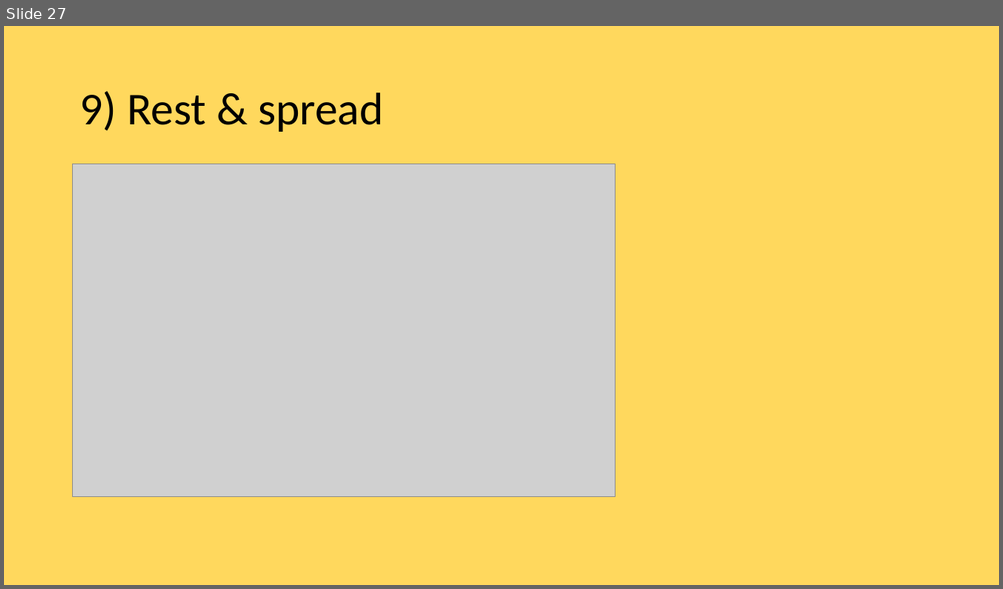
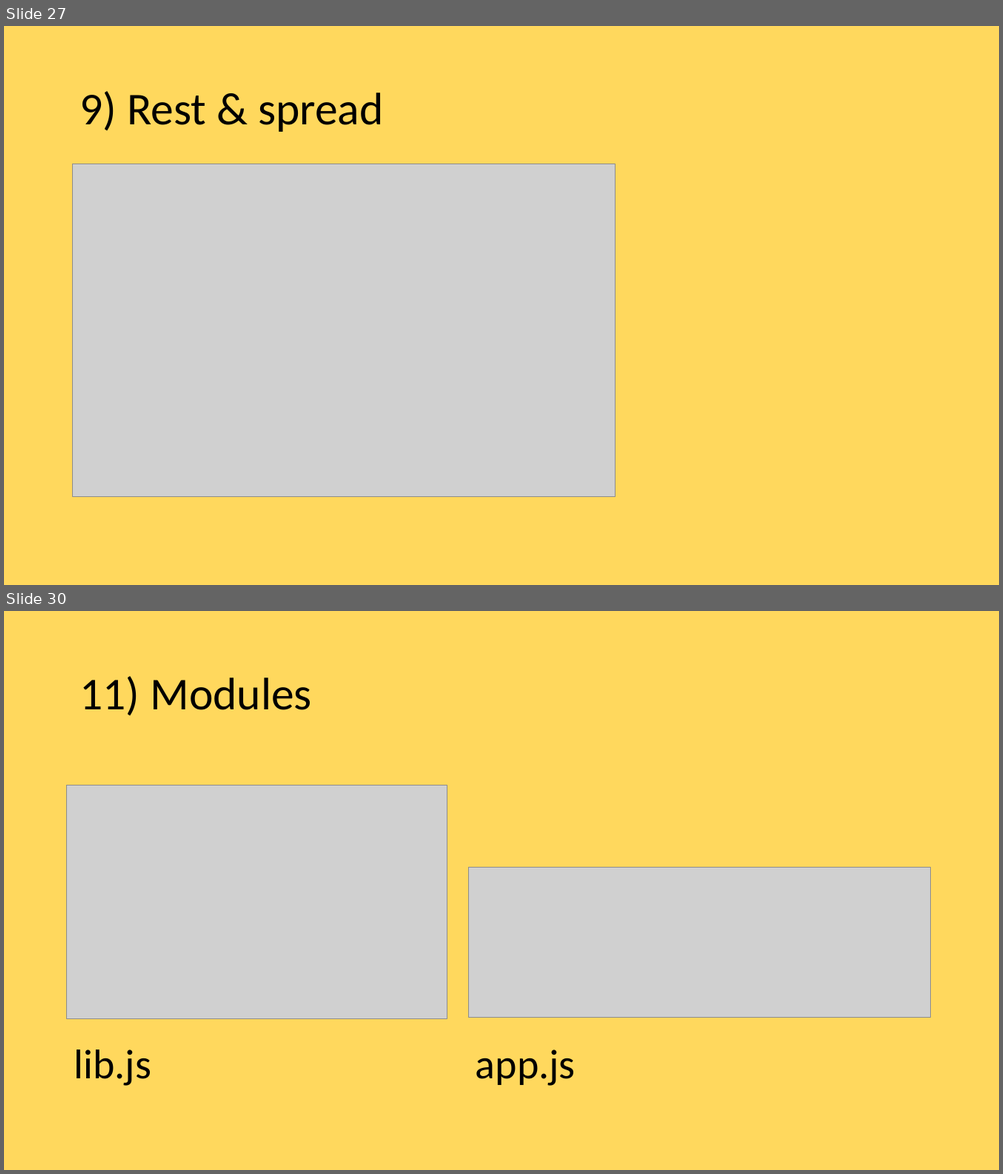
Before and after one commit to hubertzubtt/es6meetjs, a slide deck: prez.pptx. Shown one above the other, each under a label of ours: slide 27 before the commit, slides 27 and 30 after it; the slides between them are not shown. The pictures are 1003x589 and 1003x1174 pixels, drawn with LibreOffice and Linux fonts; fonts in the diff are those of the drawing; grey boxes stand for pictures. Boxes give left, top, right and bottom in pixels: in the first picture for what was removed or moved away, otherwise in the second. Text is boxed around its words. In the diff, an @@ line names an element or a change of style, - is before the commit and + after.

```diff
--- a/prez.pptx
+++ b/prez.pptx
@@ slide 30 added at bbox=[4, 611, 999, 1170], background #FFD85D @@
@@ title added at bbox=[79, 676, 312, 716], 44 pt, text #000000 @@
+11) Modules
@@ picture added at bbox=[67, 786, 447, 1020] @@
@@ picture added at bbox=[468, 868, 930, 1017] @@
@@ text added at bbox=[74, 1050, 151, 1086], 40 pt, text #000000 @@
+lib.js
@@ text added at bbox=[475, 1050, 575, 1086], 40 pt, text #000000 @@
+app.js
```
Also in this commit, not shown: 6 other slides added, 6 slides removed, 6 other files.
